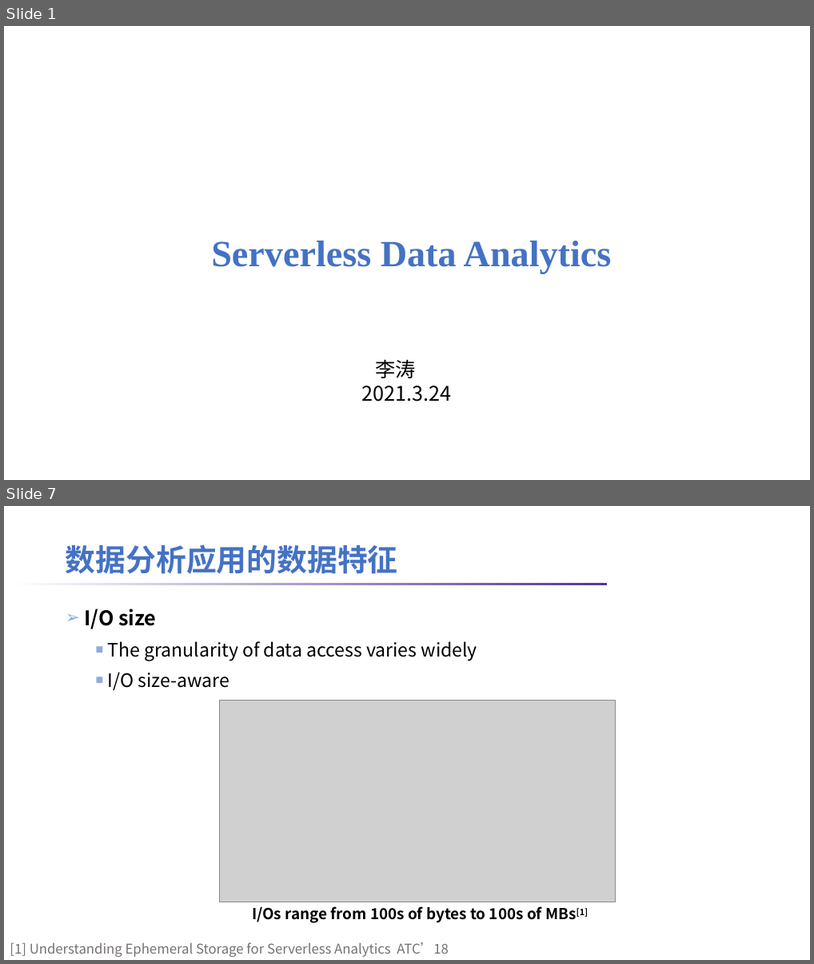
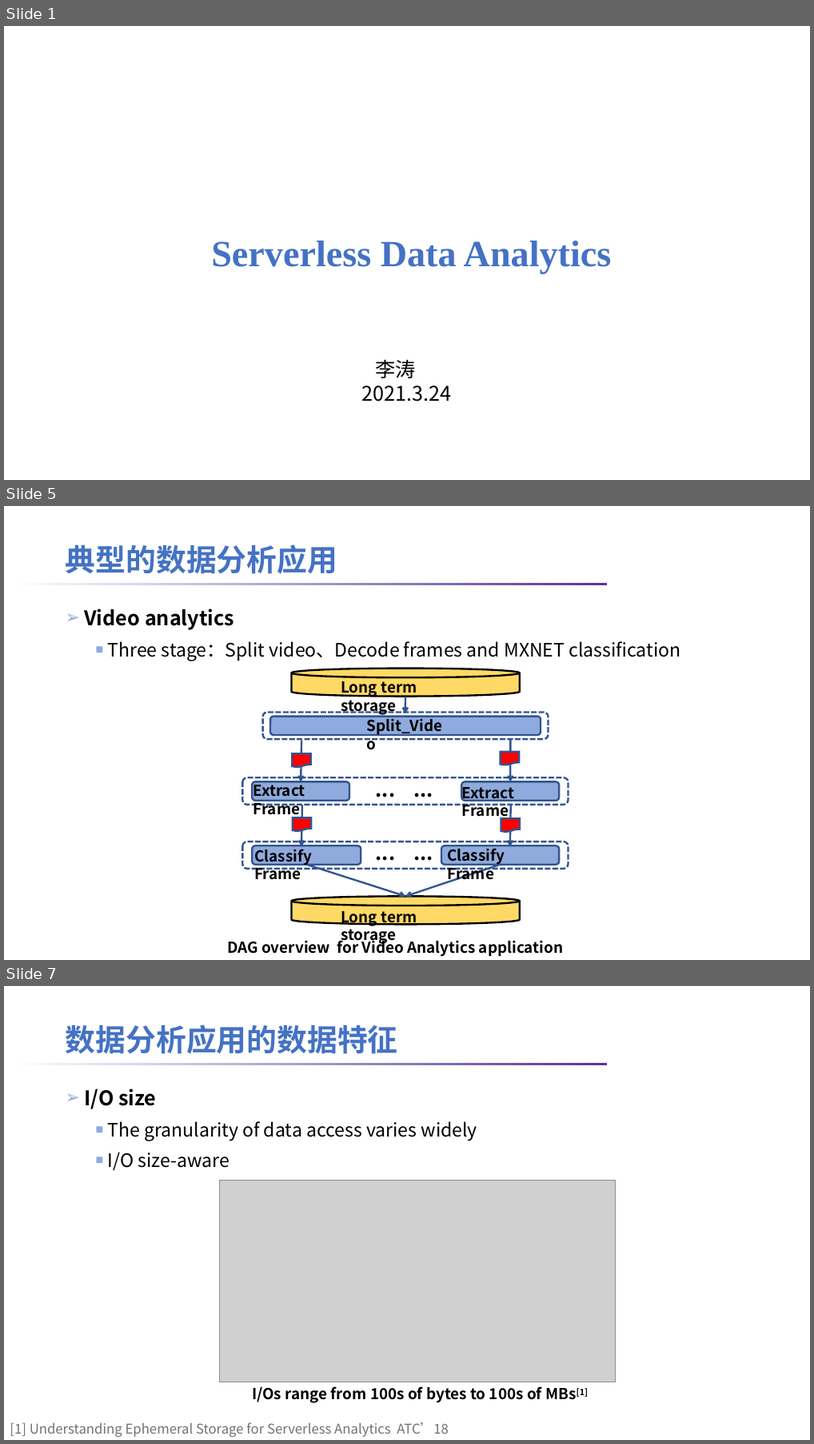
Before and after one commit to lt2000/ADSL, a slide deck: meeting/数据分析应用的数据特征.pptx. Shown one above the other, each under a label of ours: slides 1 and 7 before the commit, slides 1, 5 and 7 after it; the slides between them are not shown. The pictures are 814x964 and 814x1444 pixels, drawn with LibreOffice and Linux fonts; fonts in the diff are those of the drawing; grey boxes stand for pictures; background and template pictures are left out. Boxes give left, top, right and bottom in pixels: in the first picture for what was removed or moved away, otherwise in the second. Text is boxed around its words. In the diff, an @@ line names an element or a change of style, - is before the commit and + after.

```diff
--- a/meeting/数据分析应用的数据特征.pptx
+++ b/meeting/数据分析应用的数据特征.pptx
@@ slide 5 added at bbox=[4, 506, 810, 960], background #FFFFFF; not listed: 1 template element that a slide beside it also shows @@
@@ title added at bbox=[66, 544, 338, 574], 36 pt, text #4472C4, bold @@
+典型的数据分析应用
@@ text added at bbox=[84, 608, 681, 660], 22 pt, text #000000 @@
+➢ Video analytics
+  ■ Three stage：Split video、Decode frames and MXNET classification
@@ cylinder added at bbox=[291, 668, 519, 696], fill #FFD966, outline #000000 2.25 pt @@
@@ text added at bbox=[341, 677, 418, 716], 18 pt, text #000000, bold @@
+Long term storage
@@ arrow added from (406, 696) to (406, 713), #325491 2.25 pt @@
@@ rounded rectangle added at bbox=[263, 712, 549, 740], outline #325491 2.25 pt dashed @@
@@ rounded rectangle added at bbox=[270, 716, 541, 735], fill #8FAADC, outline #325491 2.25 pt @@
@@ text added at bbox=[362, 716, 443, 953], 18 pt, text #000000, bold @@
+Split_Video
@@ arrow added from (302, 740) to (301, 782), #325491 2.25 pt @@
@@ arrow added from (511, 740) to (511, 782), #325491 2.25 pt @@
@@ flow chart document added at bbox=[293, 753, 311, 767], fill #FF0000, outline #325491 2.25 pt @@
@@ flow chart document added at bbox=[501, 752, 519, 765], fill #FF0000, outline #325491 2.25 pt @@
@@ rounded rectangle added at bbox=[243, 778, 569, 805], outline #325491 2.25 pt dashed @@
@@ rounded rectangle added at bbox=[252, 782, 350, 800], fill #8FAADC, outline #325491 2.25 pt @@
@@ text added at bbox=[254, 780, 306, 818], 18 pt, text #000000, bold @@
+Extract Frame
@@ text added at bbox=[370, 774, 442, 804], 24 pt, text #000000, bold @@
+... ...
@@ rounded rectangle added at bbox=[462, 782, 559, 800], fill #8FAADC, outline #325491 2.25 pt @@
@@ text added at bbox=[462, 782, 514, 820], 18 pt, text #000000, bold @@
+Extract Frame
@@ flow chart document added at bbox=[293, 817, 311, 831], fill #FF0000, outline #325491 2.25 pt @@
@@ arrow added from (302, 805) to (302, 846), #325491 2.25 pt @@
@@ arrow added from (511, 805) to (510, 846), #325491 2.25 pt @@
@@ rounded rectangle added at bbox=[243, 841, 569, 868], outline #325491 2.25 pt dashed @@
@@ text added at bbox=[370, 837, 442, 867], 24 pt, text #000000, bold @@
+... ...
@@ flow chart document added at bbox=[502, 818, 520, 832], fill #FF0000, outline #325491 2.25 pt @@
@@ rounded rectangle added at bbox=[252, 845, 361, 864], fill #8FAADC, outline #325491 2.25 pt @@
@@ text added at bbox=[254, 845, 312, 880], 18 pt, text #000000, bold @@
+Classify Frame
@@ arrow added from (306, 864) to (406, 896), #325491 2.25 pt @@
@@ arrow added from (501, 864) to (406, 896), #325491 2.25 pt @@
@@ rounded rectangle added at bbox=[442, 845, 560, 864], fill #8FAADC, outline #325491 2.25 pt @@
@@ text added at bbox=[447, 845, 505, 883], 18 pt, text #000000, bold @@
+Classify Frame
@@ cylinder added at bbox=[291, 896, 519, 924], fill #FFD966, outline #000000 2.25 pt @@
@@ text added at bbox=[341, 911, 418, 944], 18 pt, text #000000, bold @@
+Long term storage
@@ text added at bbox=[227, 937, 563, 956], 18 pt, text #000000, bold @@
+DAG overview for Video Analytics application
```
Also in this commit, not shown: 7 slides changed, 3 other slides added, 2 other files.
